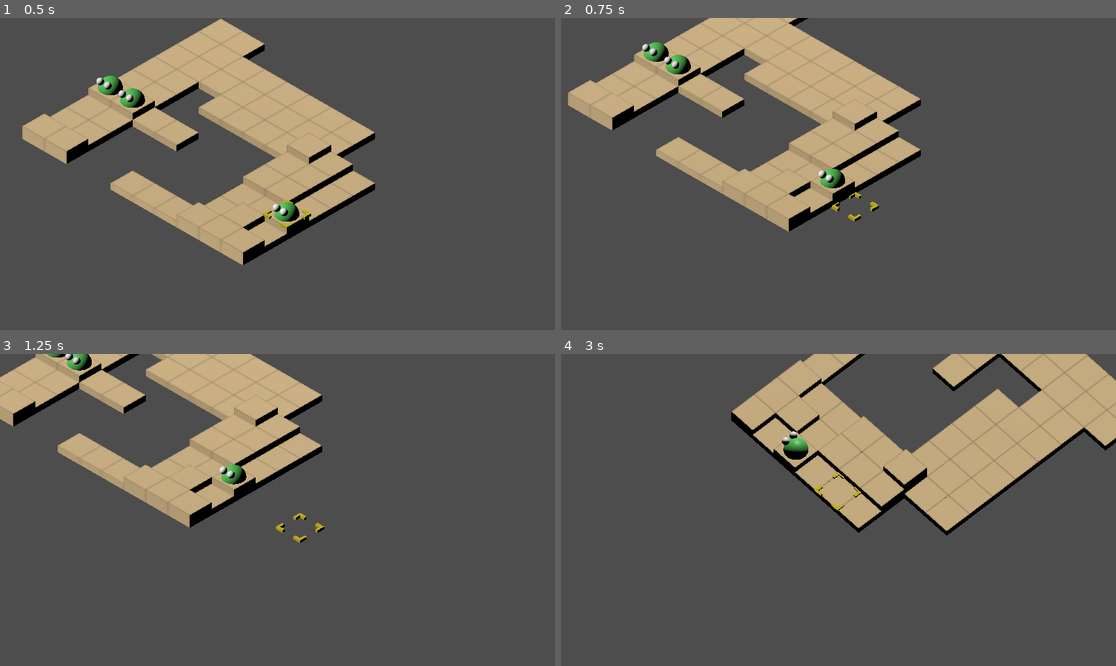
Above: before the commit, frames 1-4 (two rows, left to right).
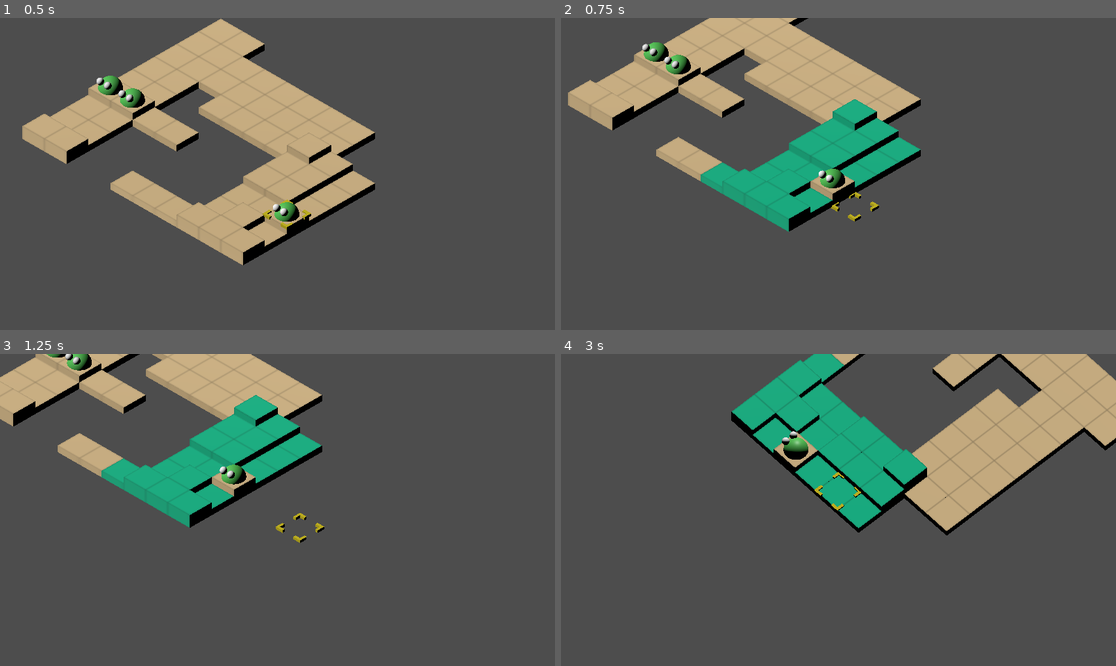
Above: after the commit, the same moments.

Repository: cyntrist/GodotTactics
Game: Godot game, scene res://Scenes/Battle.tscn
Same seed, same stepped clock (60 frames per second), same inputs: the game is played once before the commit and once after it.
Inputs (mouse positions are in pixels of both pictures, inside the frame that each line leads up to):
- Up to frame 1 (0.5 s): no input
- Up to frame 2 (0.75 s): tap Enter (fire_1) at 0.5 s; move the mouse to (960, 158) at 0.52 s; hold D (move_right) from 0.53 s (still down); hold Right mouse button (camera_activate) from 0.53 s (still down)
- Up to frame 3 (1.25 s): keep holding D (move_right); keep holding Right mouse button (camera_activate)
- Up to frame 4 (3 s): move the mouse to (727, 525) at 1.27 s; release D (move_right) at 1.28 s; release Right mouse button (camera_activate) at 1.28 s; hold S (move_down) 1.28-2.03 s; tap K (camera_down) at 1.35 s; move the mouse to (894, 441) at 2.02 s; hold D (move_right) 2.03-2.78 s; tap J (camera_left) at 2.1 s; move the mouse to (810, 572) at 2.77 s; hold W (move_up) from 2.78 s (still down); tap L (camera_right) at 2.85 s

Frame 1 is identical in both runs. In frame 2, 6.1% of the frame differs, in the area x 25-65%, y 26-69%; in frame 3, 6.1%; in frame 4, 7.8%, in the area x 30-66%, y 0-56%.
Error before the commit: Invalid access to property or key 'material_override' on a base object of type 'null instance'. (res://Scripts/PreProduction/BoardCreator.gd:251)

Commit message:
Update Tile.tscn

Diff:
--- a/GodotProject/Prefabs/Tile.tscn
+++ b/GodotProject/Prefabs/Tile.tscn
@@ -8,6 +8,6 @@
 [node name="Tile" type="Node3D" unique_id=1829296386]
 script = ExtResource("1_sjfy7")
 
-[node name="Body" type="MeshInstance3D" parent="." unique_id=1554259159]
+[node name="MeshInstance3D" type="MeshInstance3D" parent="." unique_id=1554259159]
 material_override = ExtResource("1_nwpcb")
 mesh = SubResource("BoxMesh_adx15")
